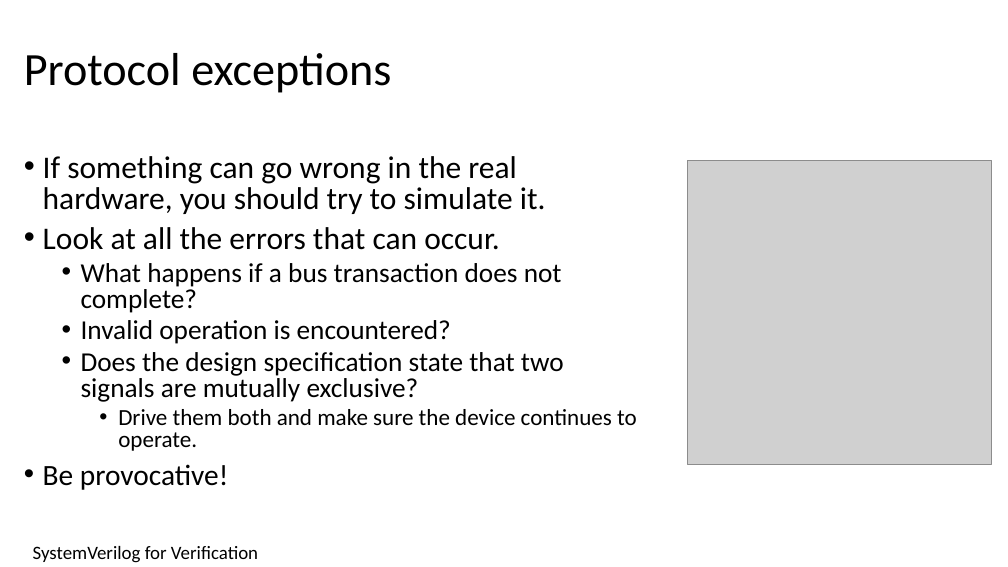
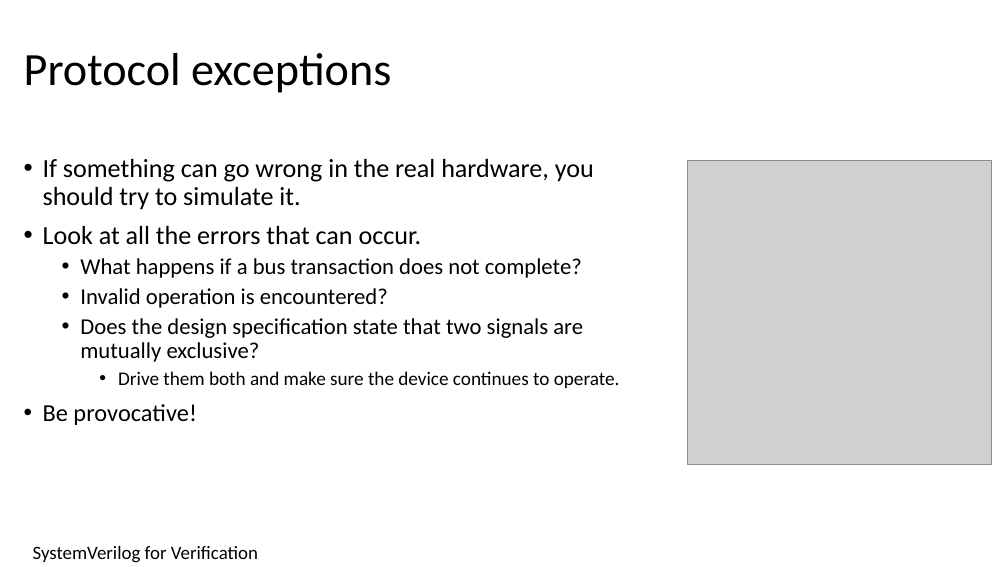
Before and after one commit to isomoye/EEGR471, a slide deck: slide 22 of sections/Segment_6.pptm. Drawn at 1008x567 pixels with LibreOffice and Linux fonts; fonts in the diff are those of the drawing; grey boxes stand for pictures. Boxes give left, top, right and bottom in pixels: in the first picture for what was removed or moved away, otherwise in the second. Text is boxed around its words. In the diff, an @@ line names an element or a change of style, - is before the commit and + after.

```diff
--- a/sections/Segment_6.pptm
+++ b/sections/Segment_6.pptm
@@ text "If something can go wrong ..." at (x1=43, y1=159, x2=620, y2=425): size 30 to 24.9 pt in "If something can go wrong in the ...", "Look at all the errors that can ..."; size 26 to 21.6 pt in "What happens if a bus transaction does ...", "Invalid operation is encountered?", "Does the design specification state that two ..."; size 22 to 18.3 pt in "Drive them both and make sure the ..."; size 28 to 23.2 pt in "Be provocative!"; line spacing 0.8 to 0.9 @@
```
Also in this commit, not shown: 6 other slides changed, 2 other files.
